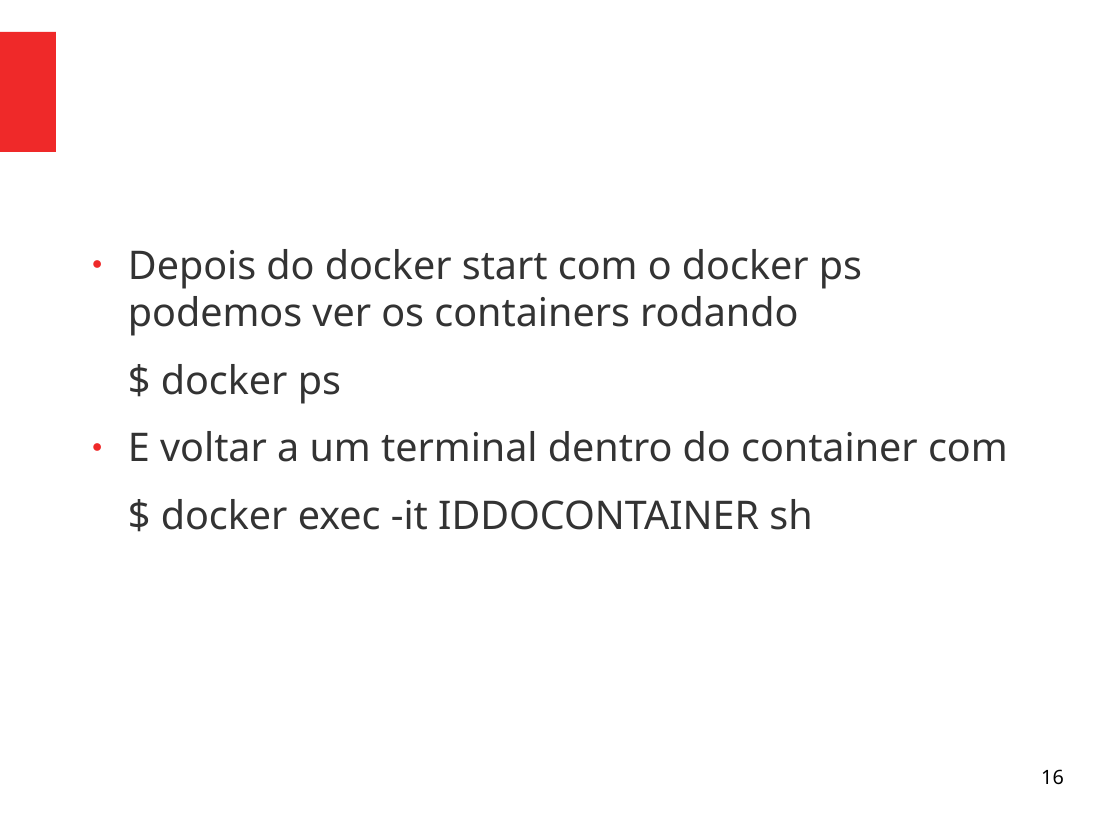
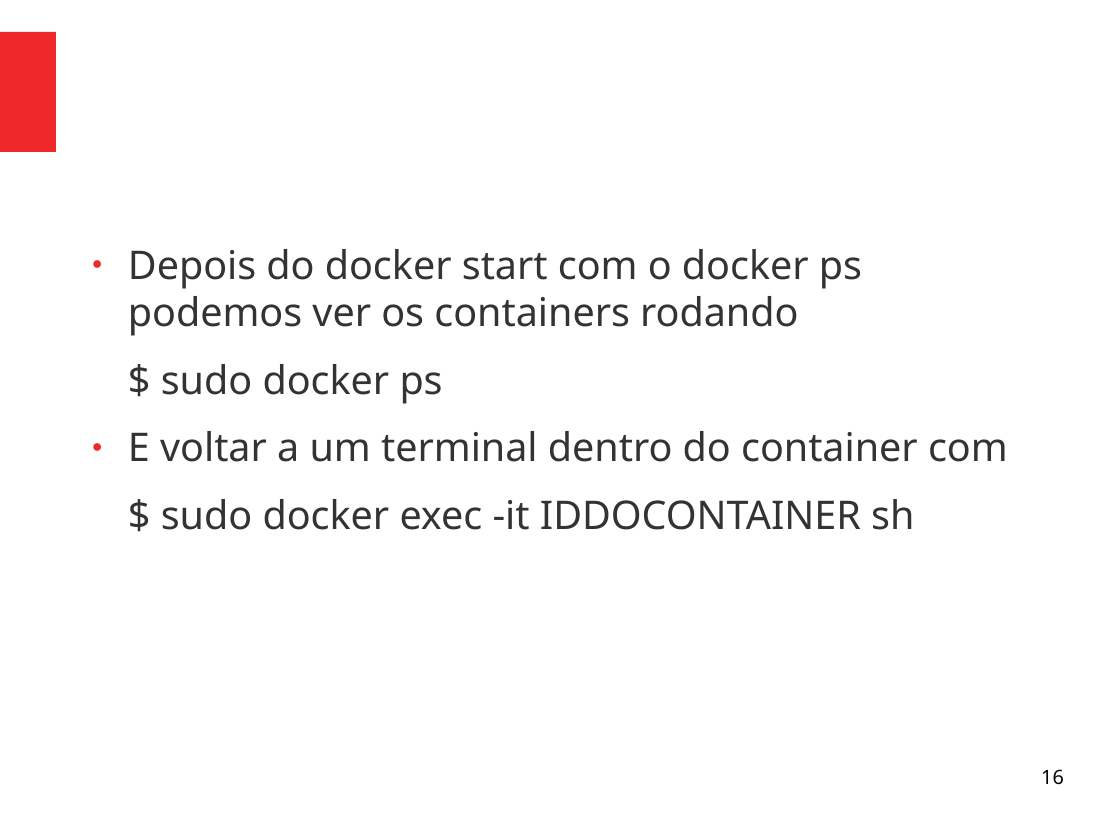
Before and after one commit to viniciusalveshax/aulas, a slide deck: slide 16 of adm-seg-redes/05-docker/05-docker.odp. Drawn at 1120x840 pixels with LibreOffice and Linux fonts; fonts in the diff are those of the drawing. Boxes give left, top, right and bottom in pixels: in the first picture for what was removed or moved away, otherwise in the second. Text is boxed around its words. In the diff, an @@ line names an element or a change of style, - is before the commit and + after.

Commit message:
Modificação menor na aula sobre docker

```diff
--- a/adm-seg-redes/05-docker/05-docker.odp
+++ b/adm-seg-redes/05-docker/05-docker.odp
@@ text at (161, 364, 443, 404): text changed @@
-$ docker ps
+$ sudo docker ps
@@ text at (161, 499, 914, 530): text changed @@
-$ docker exec -it IDDOCONTAINER sh
+$ sudo docker exec -it IDDOCONTAINER sh
```
Also in this commit, not shown: 6 other slides changed, 1 other file.
